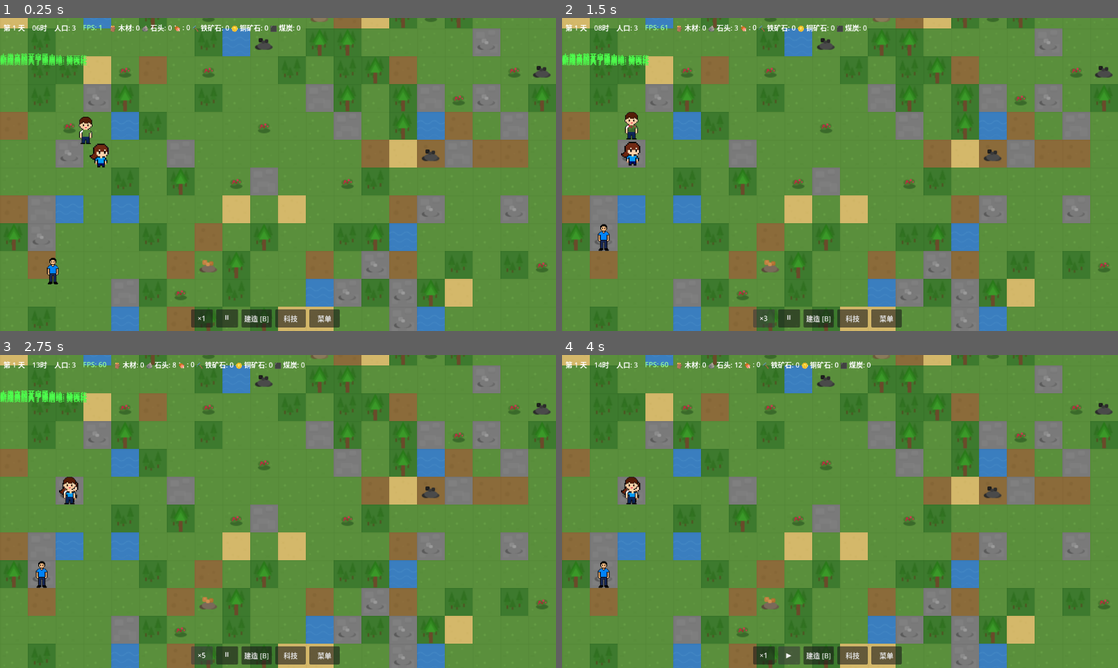
Above: before the commit, frames 1-4 (two rows, left to right).
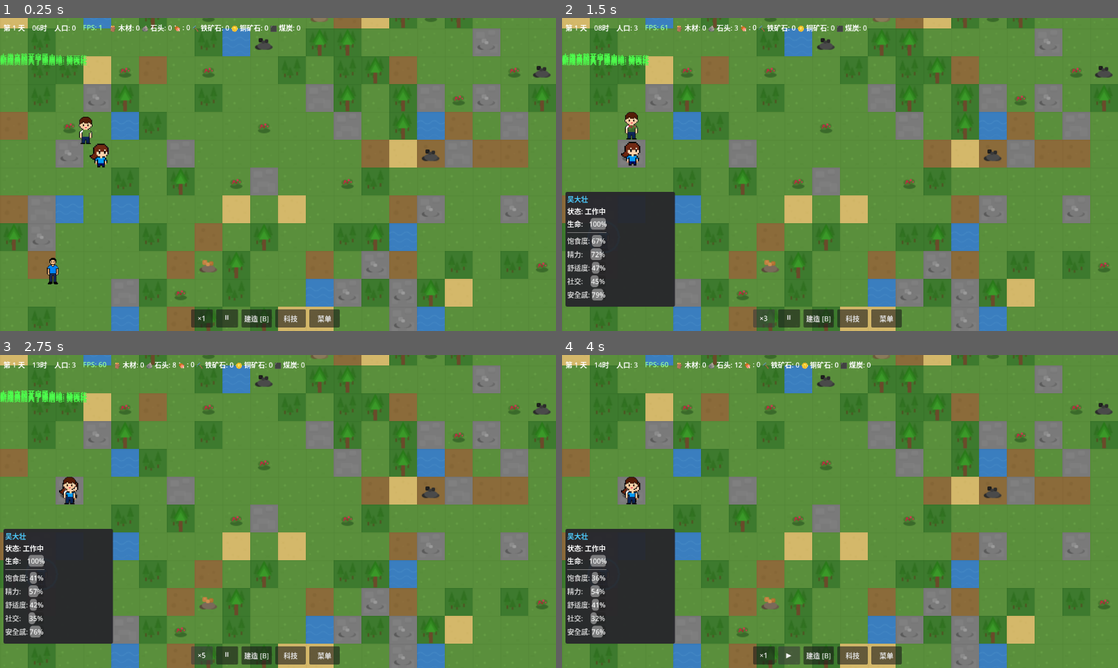
Above: after the commit, the same moments.

Repository: ZhanXuzhao/the-path-of-humanity
Game: Godot game, scene res://scenes/game.tscn
The game is run twice, just before and just after one commit, with the same random seed, the same clock (stepped at 60 frames per second) and the same inputs.
Inputs:
- Up to frame 1 (0.25 s): no input
- Up to frame 2 (1.5 s): click "×1" at 0.5 s; click "×2" at 1.25 s
- Up to frame 3 (2.75 s): click "×3" at 2 s
- Up to frame 4 (4 s): click "×5" at 2.75 s; click "⏸" at 3.5 s

The runs differ from the first frame. In frame 1, less than 0.1% of the frame differs, in the area x 13-14%, y 2-4%; in frame 2, 7.1%; in frame 3, 7.1%; in frame 4, 7.1%, in the area x 0-21%, y 55-93%.

Commit message:
feat: 定居者点击选择与信息面板
- 左键点击定居者即可选中，脚下出现蓝色选择光圈
- 新增居民选中/取消选中信号 (game.gd)
- Esc 可取消选中
- 左下角新增人物信息面板，显示：
  - 姓名、当前状态（空闲/移动中/工作中等）
  - 生命值进度条
  - 五项需求值（饱食度/精力/舒适度/社交/安全感）
- 定居者死亡后自动取消选中并隐藏面板
- 人口数量实时更新

Diff:
--- a/scenes/game.tscn
+++ b/scenes/game.tscn
@@ -135,6 +135,67 @@
 custom_minimum_size = Vector2(70, 40)
 text = "菜单"
 
+[node name="SettlerInfoPanel" type="Panel" parent="UI/HUD"]
+visible = false
+anchors_preset = 0
+offset_left = 8.0
+offset_top = 400.0
+offset_right = 260.0
+offset_bottom = 664.0
+theme_override_styles/panel = SubResource(2)
+
+[node name="ScrollContainer" type="ScrollContainer" parent="UI/HUD/SettlerInfoPanel"]
+offset_left = 4.0
+offset_top = 4.0
+offset_right = 248.0
+offset_bottom = 260.0
+
+[node name="VBox" type="VBoxContainer" parent="UI/HUD/SettlerInfoPanel/ScrollContainer"]
+offset_left = 0.0
+offset_top = 0.0
+offset_right = 240.0
+offset_bottom = 200.0
+
+[node name="NameLabel" type="Label" parent="UI/HUD/SettlerInfoPanel/ScrollContainer/VBox"]
+offset_right = 240.0
+offset_bottom = 24.0
+theme_override_constants/minimum_font_size = 18
+theme_override_colors/font_color = Color(0.3, 0.8, 1.0, 1)
+text = "姓名"
+
+[node name="StateLabel" type="Label" parent="UI/HUD/SettlerInfoPanel/ScrollContainer/VBox"]
+offset_top = 28.0
+offset_right = 240.0
+offset_bottom = 48.0
+theme_override_constants/minimum_font_size = 14
+text = "状态: 空闲"
+
+[node name="HpBarHBox" type="HBoxContainer" parent="UI/HUD/SettlerInfoPanel/ScrollContainer/VBox"]
+offset_top = 52.0
+offset_right = 240.0
+offset_bottom = 72.0
+
+[node name="HPLabel" type="Label" parent="UI/HUD/SettlerInfoPanel/ScrollContainer/VBox/HpBarHBox"]
+custom_minimum_size = Vector2(50, 0)
+theme_override_constants/minimum_font_size = 12
+text = "生命:"
+
+[node name="HPBar" type="ProgressBar" parent="UI/HUD/SettlerInfoPanel/ScrollContainer/VBox/HpBarHBox"]
+size_flags_horizontal = 3
+max_value = 100.0
+value = 100.0
+show_percentage = true
+
+[node name="NeedsSep" type="HSeparator" parent="UI/HUD/SettlerInfoPanel/ScrollContainer/VBox"]
+offset_top = 76.0
+offset_right = 240.0
+offset_bottom = 80.0
+
+[node name="NeedsContainer" type="VBoxContainer" parent="UI/HUD/SettlerInfoPanel/ScrollContainer/VBox"]
+offset_top = 84.0
+offset_right = 240.0
+offset_bottom = 84.0
+
 [node name="BuildMenu" type="Panel" parent="UI"]
 visible = false
 script = ExtResource("8_17ot")
--- a/scripts/core/game.gd
+++ b/scripts/core/game.gd
@@ -23,6 +23,11 @@
 # 定居者管理
 var settlers = []
 
+# 选中定居者
+var selected_settler = null
+signal settler_selected(settler)
+signal settler_deselected()
+
 func _ready():
 	# 自动加载存档（静默读取，不弹通知）
 	if _gm.state != 1 and _gm._loaded_save_data.is_empty() and _gm.has_save_file():
@@ -67,6 +72,10 @@
 
 	# 更新定居者需求和AI
 	_update_settlers(delta)
+
+	# 检查选中的定居者是否还存活
+	if selected_settler != null and not is_instance_valid(selected_settler):
+		_deselect_settler()
 
 	# 分配任务给空闲定居者
 	_assign_ai_tasks()
@@ -159,8 +168,54 @@
 		_gm.show_notification("无法建造: " + check.reason,
 			1)
 
+# -------- 定居者选择 --------
+func _try_select_settler():
+	"""尝试在鼠标位置选择定居者"""
+	var global_pos = get_global_mouse_position()
+
+	# 查找鼠标位置附近的定居者
+	var closest = null
+	var closest_dist = 400.0  # 最大选择距离（像素，约12.5格）
+
+	for s in settlers:
+		if not is_instance_valid(s):
+			continue
+		var dist = s.position.distance_to(global_pos)
+		if dist < closest_dist:
+			closest_dist = dist
+			closest = s
+
+	if closest != null:
+		_select_settler(closest)
+	else:
+		_deselect_settler()
+
+func _select_settler(settler):
+	"""选中定居者"""
+	if selected_settler == settler:
+		return
+	# 取消之前的选中
+	if selected_settler != null and is_instance_valid(selected_settler):
+		selected_settler.set_selected(false)
+	# 选中新定居者
+	selected_settler = settler
+	settler.set_selected(true)
+	settler_selected.emit(settler)
+
+func _deselect_settler():
+	"""取消选中定居者"""
+	if selected_settler != null and is_instance_valid(selected_settler):
+		selected_settler.set_selected(false)
+	selected_settler = null
+	settler_deselected.emit()
+
 func _input(event):
 	if event.is_action_pressed("ui_cancel"):
+		# 有选中定居者时，Esc 取消选中
+		if selected_settler != null:
+			_deselect_settler()
+			return
+
 		if build_mode:
 			exit_build_mode()
 			return
@@ -188,6 +243,11 @@
 
 	if event.is_action_pressed("left_click") and build_mode:
 		_try_place_building()
+		return
+
+	# 定居者点击选择（非建造模式下的左键单击）
+	if event.is_action_pressed("left_click") and not build_mode:
+		_try_select_settler()
 
 	# 快捷键 B：打开/关闭建造菜单
 	if event is InputEventKey and event.pressed and not event.echo:
--- a/scripts/entities/settler.gd
+++ b/scripts/entities/settler.gd
@@ -91,6 +91,9 @@
 var work_accumulator: float = 0.0               # 工作累积计时器
 var work_tick_interval: float = 0.5             # 每次工作刻的间隔（秒）
 var is_working_on_construction: bool = false    # 是否正在建造建筑
+
+# 选中状态
+var is_selected: bool = false
 
 # 年龄和寿命
 var age: float
@@ -158,6 +161,32 @@
 		SettlerState.WORKING:
 			_execute_work(delta)
 
+# -------- 选中状态 --------
+func set_selected(selected: bool):
+	"""设置选中状态，显示/隐藏选择指示圈"""
+	is_selected = selected
+	queue_redraw()
+
+func _draw():
+	"""绘制选择指示圈"""
+	if is_selected:
+		# 外圈发光
+		draw_circle(Vector2.ZERO, TILE_SIZE * 0.55, Color(0.3, 0.8, 1.0, 0.0), false, 2.5)
+		# 选择光环
+		draw_arc(Vector2.ZERO, TILE_SIZE * 0.55, 0, TAU, 36, Color(0.3, 0.8, 1.0, 0.9), 2.5)
+
+static func get_state_display(state_val: int) -> String:
+	"""将状态枚举转换为中文显示文字"""
+	match state_val:
+		SettlerState.IDLE: return "空闲"
+		SettlerState.MOVING: return "移动中"
+		SettlerState.WORKING: return "工作中"
+		SettlerState.EATING: return "进食中"
+		SettlerState.SLEEPING: return "睡眠中"
+		SettlerState.FLEEING: return "逃跑中"
+		SettlerState.COMBAT: return "战斗中"
+		_: return "未知"
+
 # -------- 移动系统 --------
 func move_to(target: Vector2):
 	"""移动到目标像素位置"""
--- a/scripts/ui/hud.gd
+++ b/scripts/ui/hud.gd
@@ -16,6 +16,14 @@
 @onready var build_menu_btn: Button = $BottomBar/BuildBtn
 @onready var tech_btn: Button = $BottomBar/TechBtn
 @onready var menu_btn: Button = $BottomBar/MenuBtn
+
+# 定居者信息面板
+@onready var settler_info_panel: Panel = $SettlerInfoPanel
+@onready var settler_name_label: Label = $SettlerInfoPanel/ScrollContainer/VBox/NameLabel
+@onready var settler_state_label: Label = $SettlerInfoPanel/ScrollContainer/VBox/StateLabel
+@onready var settler_hp_bar: ProgressBar = $SettlerInfoPanel/ScrollContainer/VBox/HpBarHBox/HPBar
+@onready var settler_hp_label: Label = $SettlerInfoPanel/ScrollContainer/VBox/HpBarHBox/HPLabel
+@onready var settler_needs_container: VBoxContainer = $SettlerInfoPanel/ScrollContainer/VBox/NeedsContainer
 
 var game_manager
 var notification_scene = load("res://scenes/ui/notification.tscn")
@@ -58,9 +66,111 @@
 	# 延迟一帧初始化资源显示（等待 GameManager 完全就绪）
 	call_deferred("_update_resource_display")
 
-func _process(_delta):
+	# 定居者选择信号连接
+	_settler_info_connections()
+
+	# 更新人口显示
+	_update_population()
+
+# 定居者信息面板相关变量
+var _tracked_settler = null
+var _need_bars: Dictionary = {}  # need_id -> ProgressBar
+
+func _settler_info_connections():
+	var game = get_node("/root/Game")
+	if game:
+		game.settler_selected.connect(_on_settler_selected)
+		game.settler_deselected.connect(_on_settler_deselected)
+
+func _on_settler_selected(settler):
+	"""选中定居者时显示信息面板"""
+	settler_info_panel.visible = true
+	_tracked_settler = settler
+	_build_settler_info_ui(settler)
+
+func _on_settler_deselected():
+	"""取消选中时隐藏信息面板"""
+	settler_info_panel.visible = false
+	_tracked_settler = null
+
+func _update_population():
+	"""更新人口显示"""
+	var game = get_node("/root/Game")
+	if game and population_label:
+		var count = 0
+		for s in game.settlers:
+			if is_instance_valid(s):
+				count += 1
+		population_label.text = "人口: %d" % count
+
+func _build_settler_info_ui(settler):
+	"""构建定居者信息面板（选中不同人时调用）"""
+	if not is_instance_valid(settler):
+		return
+
+	settler_name_label.text = settler.settler_name
+	settler_state_label.text = "状态: " + Settler.get_state_display(settler.state)
+	settler_hp_label.text = "生命:"
+	settler_hp_bar.max_value = settler.max_hp
+	settler_hp_bar.value = settler.hp
+
+	# 重建需求条
+	for child in settler_needs_container.get_children():
+		child.queue_free()
+	_need_bars.clear()
+
+	var need_names = {
+		"hunger": "饱食度",
+		"rest": "精力",
+		"comfort": "舒适度",
+		"social": "社交",
+		"safety": "安全感",
+	}
+
+	for need_id in settler.needs:
+		var hbox = HBoxContainer.new()
+		var label = Label.new()
+		label.text = need_names.get(need_id, need_id) + ":"
+		label.custom_minimum_size = Vector2(50, 0)
+		label.add_theme_color_override("font_color", Color(0.8, 0.8, 0.8))
+		label.add_theme_constant_override("minimum_font_size", 12)
+
+		var bar = ProgressBar.new()
+		bar.max_value = 100.0
+		bar.value = settler.needs[need_id]
+		bar.size_flags_horizontal = Control.SIZE_EXPAND_FILL
+		bar.show_percentage = true
+
+		hbox.add_child(label)
+		hbox.add_child(bar)
+		settler_needs_container.add_child(hbox)
+		_need_bars[need_id] = bar
+
+func _process(delta):
 	if fps_label:
 		fps_label.text = "FPS: %d" % Engine.get_frames_per_second()
+
+	# 选中定居者时实时更新信息面板
+	if settler_info_panel.visible and is_instance_valid(_tracked_settler):
+		var s = _tracked_settler
+		settler_state_label.text = "状态: " + Settler.get_state_display(s.state)
+		settler_hp_bar.max_value = s.max_hp
+		settler_hp_bar.value = s.hp
+		# 更新需求条数值
+		for need_id in _need_bars:
+			var bar = _need_bars[need_id]
+			if is_instance_valid(bar):
+				bar.value = s.needs.get(need_id, 0.0)
+	elif settler_info_panel.visible and not is_instance_valid(_tracked_settler):
+		# 如果选中的定居者已死亡/消失，自动隐藏面板
+		_on_settler_deselected()
+		var game = get_node("/root/Game")
+		if game:
+			game.selected_settler = null
+
+	# 定时更新人口（不每帧刷新）
+	if Engine.get_physics_frames() % 60 == 0:
+		_update_population()
 
 func _on_time_changed(_hour: float):
 	if time_label:
